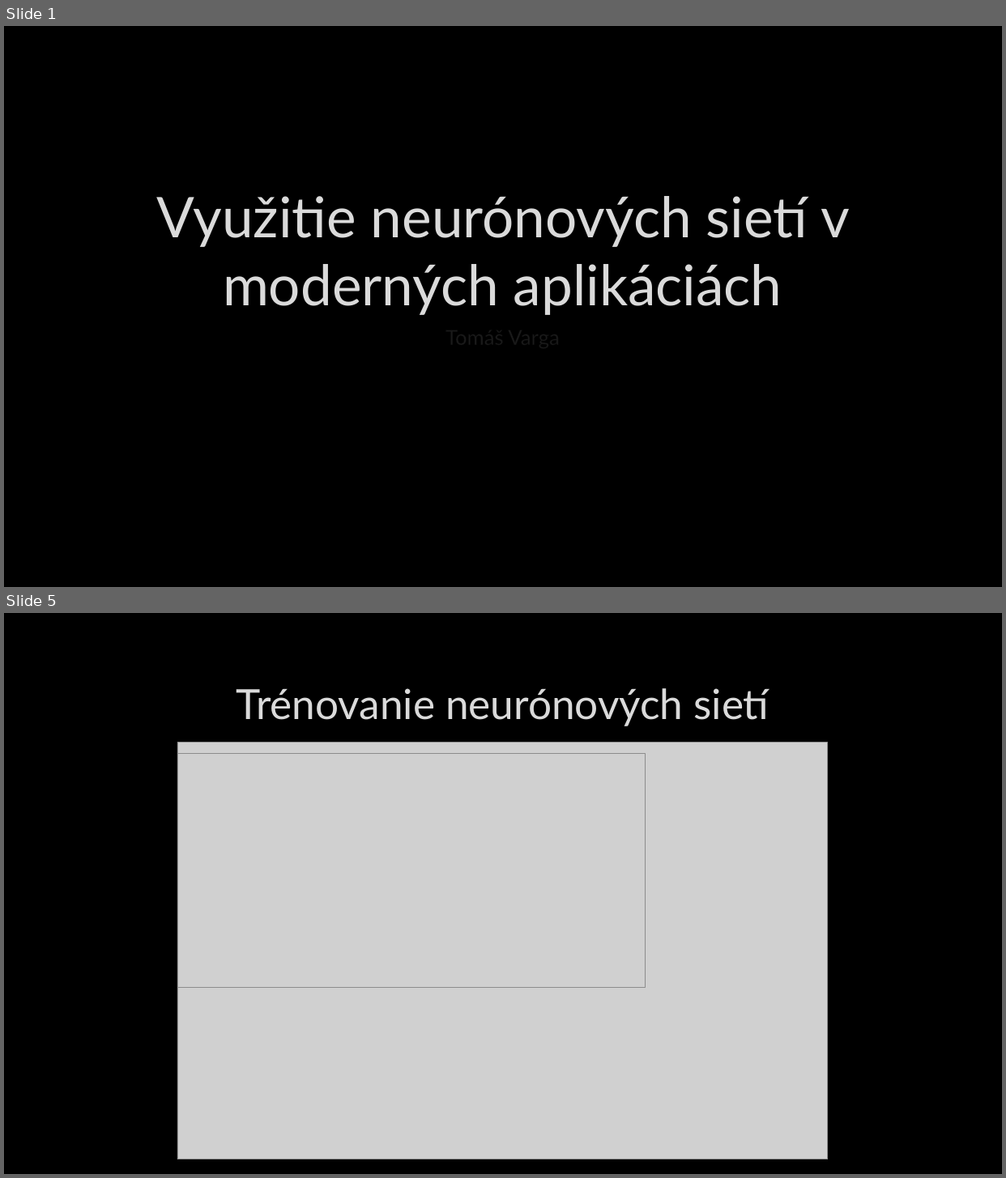
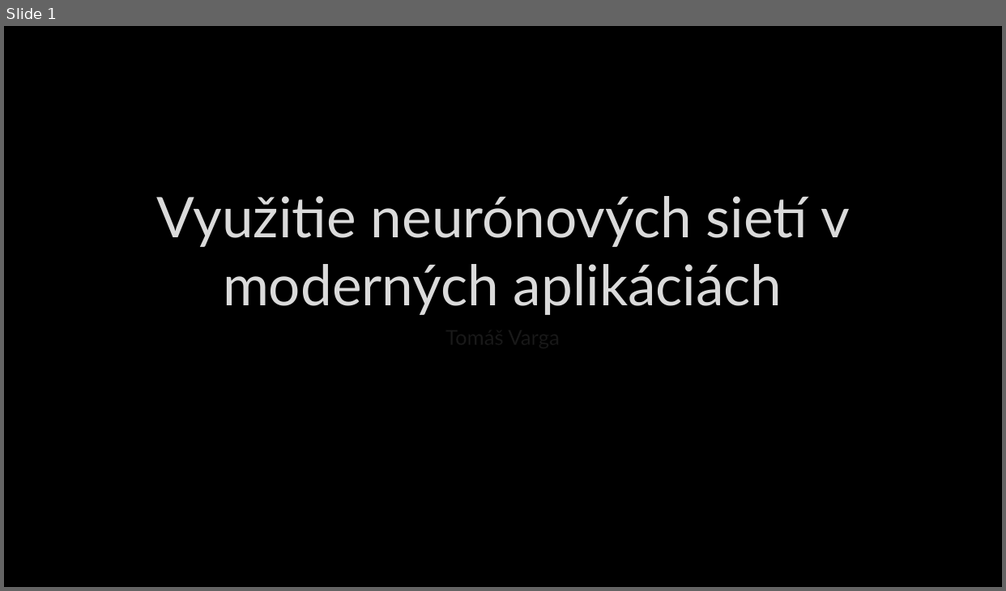
Before and after one commit to NinaKonecna/Archiv, a slide deck: SOČ/Prezentácia/SOČ-prezentacia-TV.pptx. Shown one above the other, each under a label of ours: slides 1 and 5 before the commit, slide 1 after it; the slides between them are not shown. The pictures are 1006x1178 and 1006x591 pixels, drawn with LibreOffice and Linux fonts; fonts in the diff are those of the drawing; grey boxes stand for pictures; background and template pictures are left out. Boxes give left, top, right and bottom in pixels: in the first picture for what was removed or moved away, otherwise in the second. Text is boxed around its words. In the diff, an @@ line names an element or a change of style, - is before the commit and + after.

```diff
--- a/SOČ/Prezentácia/SOČ-prezentacia-TV.pptx
+++ b/SOČ/Prezentácia/SOČ-prezentacia-TV.pptx
@@ slide 5 removed at [4, 613, 1002, 1174], background picture (left out) @@
@@ title removed at [236, 688, 769, 726] @@
-Trénovanie neurónových sietí
@@ picture removed at [177, 743, 829, 1161] @@
@@ rectangle removed at [177, 754, 643, 986] @@
@@ picture removed at [177, 754, 646, 987] @@
```
Also in this commit, not shown: 2 slides changed, 10 slides added, 2 other slides removed, 2 other files.
